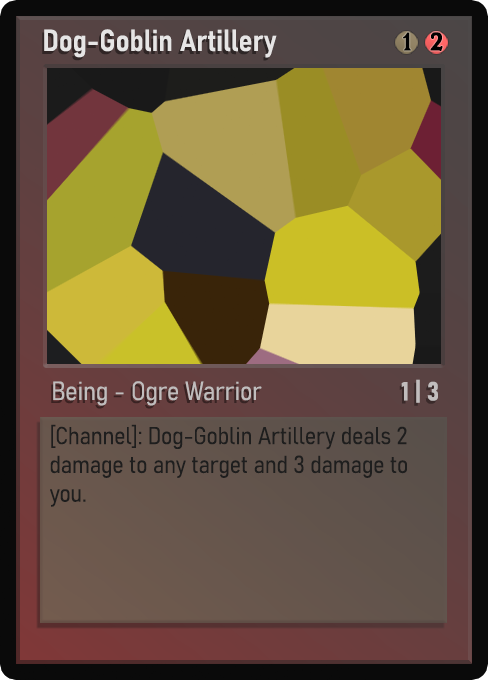
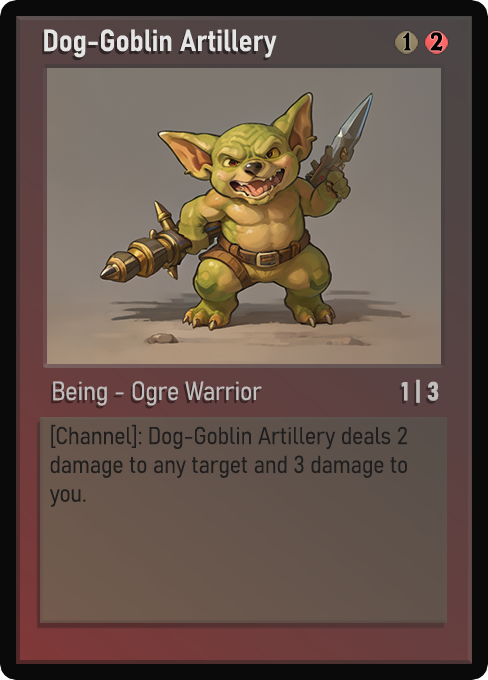
Layers edited between the first and the second 488x680 image:
painted on "Name" over [44, 30, 271, 58]
painted on "AtkDef" over [427, 381, 439, 401]
painted on "Class" over [53, 381, 251, 405]
painted on "Desc_norm" over [50, 426, 407, 507]
painted on "Artwork" over [47, 68, 441, 364]
